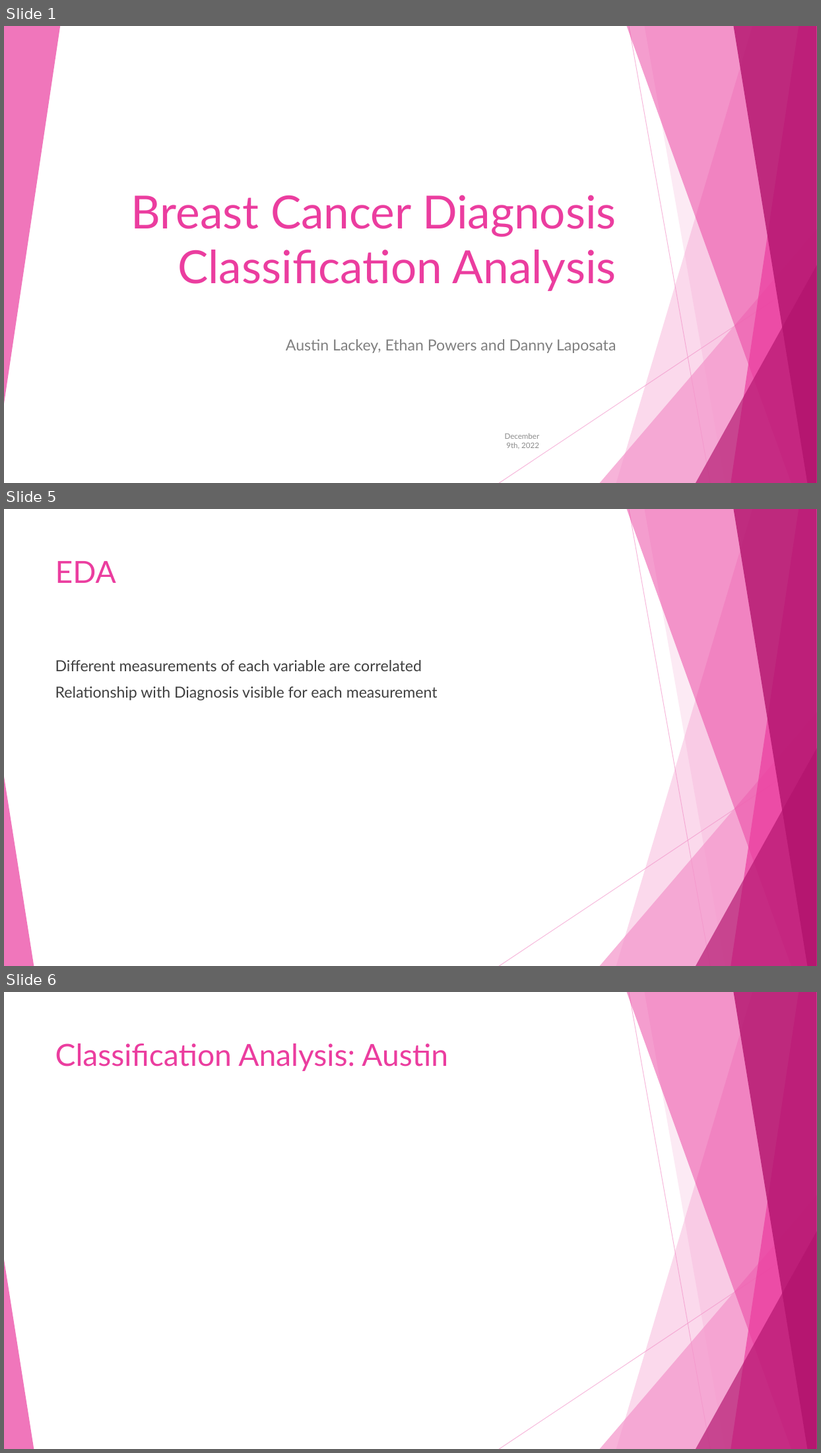
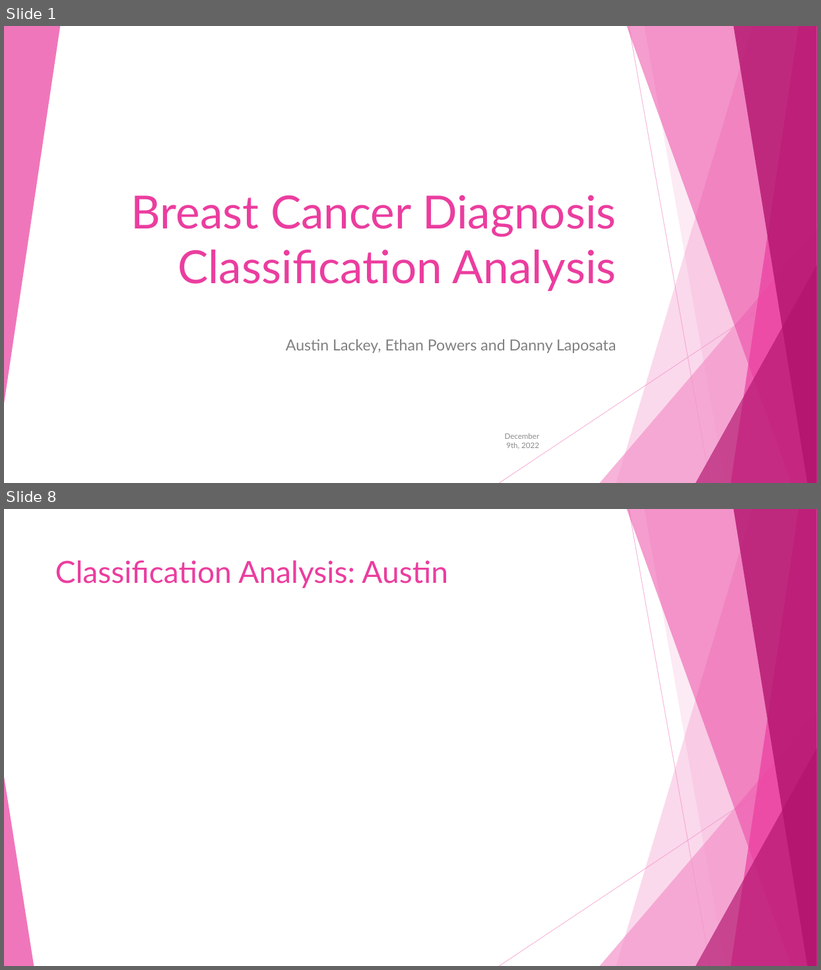
Before and after one commit to dlaposata/Breast_Cancer_Analysis, a slide deck: powerpoint.pptx. Shown one above the other, each under a label of ours: slides 1, 5 and 6 before the commit, slides 1 and 8 after it; the slides between them are not shown. The pictures are 821x1453 and 821x970 pixels, drawn with LibreOffice and Linux fonts; fonts in the diff are those of the drawing. Boxes give left, top, right and bottom in pixels: in the first picture for what was removed or moved away, otherwise in the second. Text is boxed around its words. In the diff, an @@ line names an element or a change of style, - is before the commit and + after.

```diff
--- a/powerpoint.pptx
+++ b/powerpoint.pptx
@@ slide 5 removed at (x1=4, y1=509, x2=817, y2=966), background #FFFFFF; not listed: 10 template elements that a slide beside it also shows @@
@@ title removed at (x1=55, y1=561, x2=116, y2=583) @@
-EDA
@@ text removed at (x1=55, y1=660, x2=438, y2=700) @@
-Different measurements of each variable are correlated
-Relationship with Diagnosis visible for each measurement
@@ what was slide 6 is now slide 8 @@
```
Also in this commit, not shown: 5 slides changed, 20 slides added, 4 other slides removed, 6 other files.
